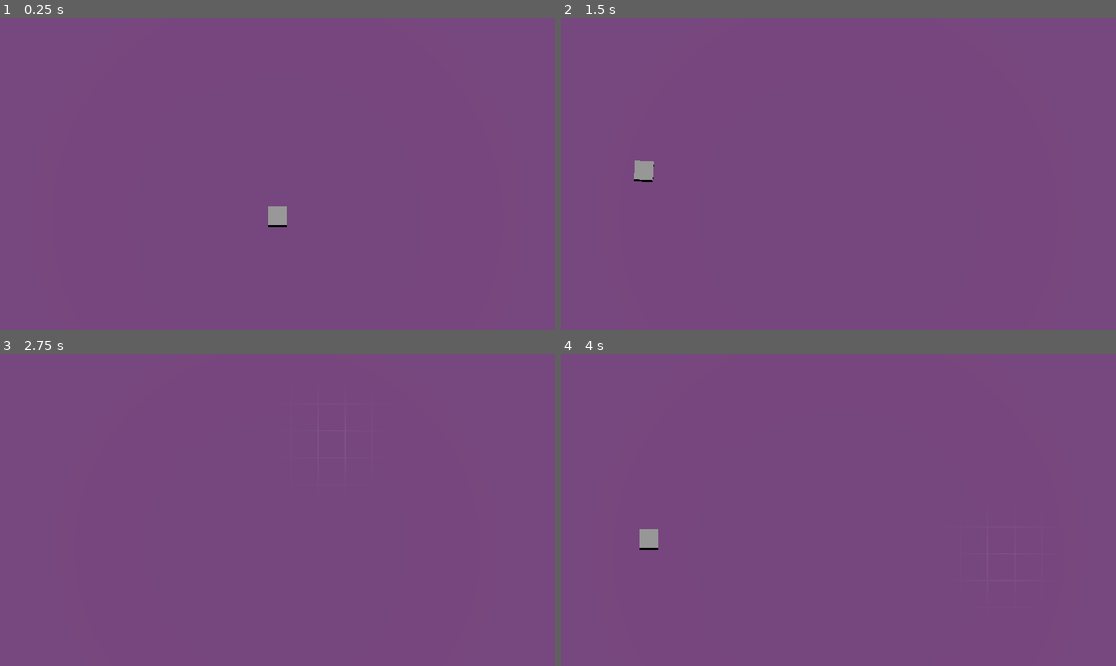
Above: before the commit, frames 1-4 (two rows, left to right).
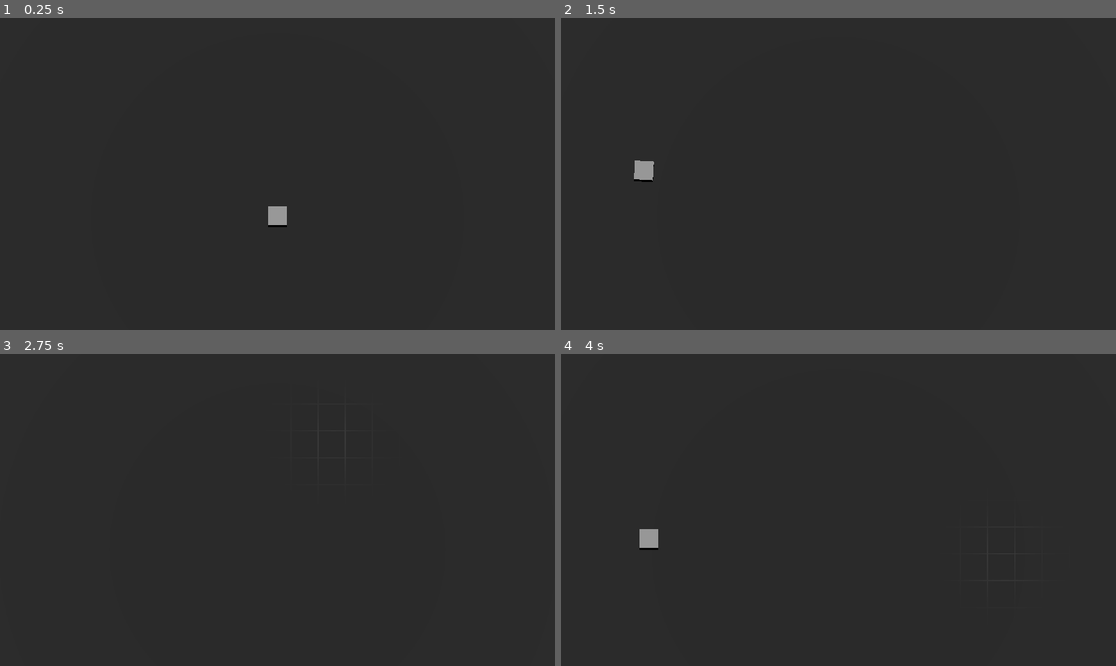
Above: after the commit, the same moments.

Repository: jorie100/Lander
Game: Godot game, scene res://scenes/DebugScene.tscn
Same seed, same stepped clock (60 frames per second), same inputs: the game is played once before the commit and once after it.
Inputs (mouse positions are in pixels of both pictures, inside the frame that each line leads up to):
- Up to frame 1 (0.25 s): no input
- Up to frame 2 (1.5 s): tap Enter at 0.5 s; move the mouse to (960, 158) at 0.52 s; hold D (right) 0.53-1.28 s; click (960, 158) at 0.6 s; move the mouse to (727, 189) at 1.27 s; hold S (down) from 1.28 s (still down); right-click (727, 189) at 1.35 s
- Up to frame 3 (2.75 s): move the mouse to (333, 441) at 2.02 s; release S (down) at 2.03 s; hold D (right) from 2.03 s (still down); tap C (toggle_build_mode) at 2.1 s
- Up to frame 4 (4 s): tap Space at 2.75 s; move the mouse to (810, 572) at 2.77 s; release D (right) at 2.78 s; hold W (up) 2.78-3.53 s; click (810, 572) at 2.85 s; move the mouse to (1005, 556) at 3.52 s; hold A (left) from 3.53 s (still down); right-click (1005, 556) at 3.6 s

The runs differ from the first frame. In frame 1, 100% of the frame differs, in the area x 0-100%, y 0-100%; in frame 2, 100%; in frame 3, 100%; in frame 4, 100%.

Commit message:
Fixed floor

Diff:
--- a/scenes/DebugScene.tscn
+++ b/scenes/DebugScene.tscn
@@ -15,7 +15,7 @@
 spawn_size = 18
 
 [sub_resource type="StandardMaterial3D" id="StandardMaterial3D_5qcv2"]
-albedo_color = Color(0.45098, 0.25098, 0.482353, 1)
+albedo_color = Color(0.12549, 0.12549, 0.12549, 1)
 
 [sub_resource type="ArrayMesh" id="ArrayMesh_nj6ai"]
 _surfaces = [{
